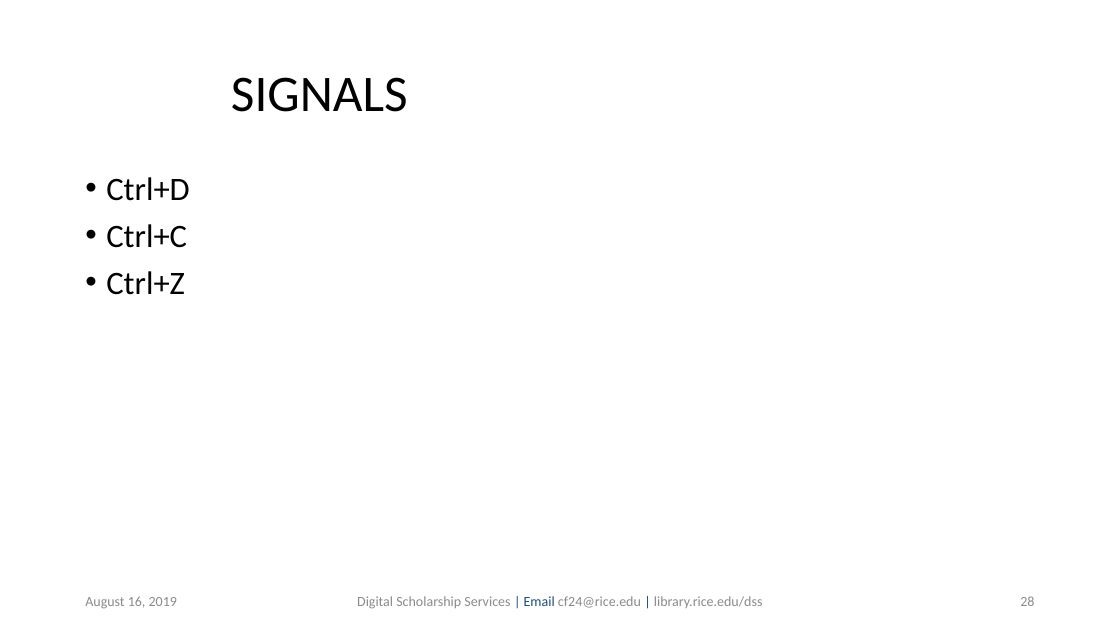
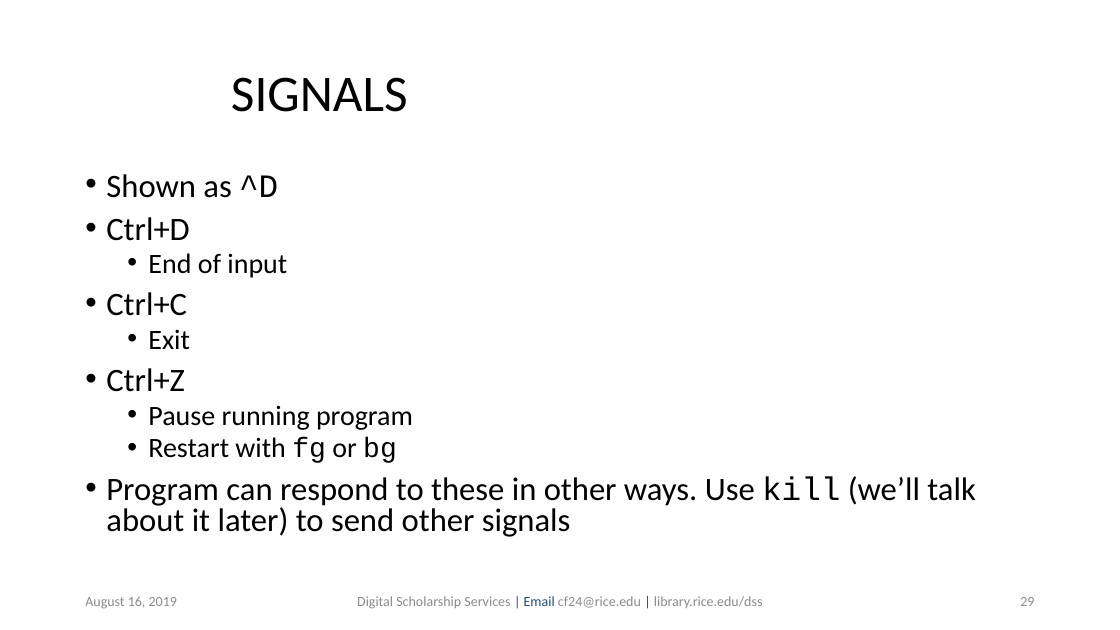
Before and after one commit to bakitybacon/rice-data-and-donuts, a slide deck: slide 29 of bash/Introduction to Bash.pptx (slide 28 before the commit). Drawn at 1120x630 pixels with LibreOffice and Linux fonts; fonts in the diff are those of the drawing; background and template pictures are left out. Boxes give left, top, right and bottom in pixels: in the first picture for what was removed or moved away, otherwise in the second. Text is boxed around its words. In the diff, an @@ line names an element or a change of style, - is before the commit and + after.

```diff
--- a/bash/Introduction to Bash.pptx
+++ b/bash/Introduction to Bash.pptx
@@ text at <box>106,174,278,198</box>: paragraph added @@
+• Shown as ^D
@@ text at <box>106,217,189,392</box>: line spacing 0.9 to 0.8 @@
@@ text at <box>148,253,287,278</box>: paragraph added @@
+  • End of input
@@ text at <box>148,329,190,350</box>: paragraph added @@
+  • Exit
@@ text at <box>106,405,975,537</box>: paragraphs added @@
+  • Pause running program
+  • Restart with fg or bg
+• Program can respond to these in other ways. Use kill (we’ll talk about it later) to send other signals
@@ page number at <box>1020,597,1034,606</box>: text changed @@
-28
+29
```
Also in this commit, not shown: 10 other slides changed, 3 slides added, 1 slide removed.
